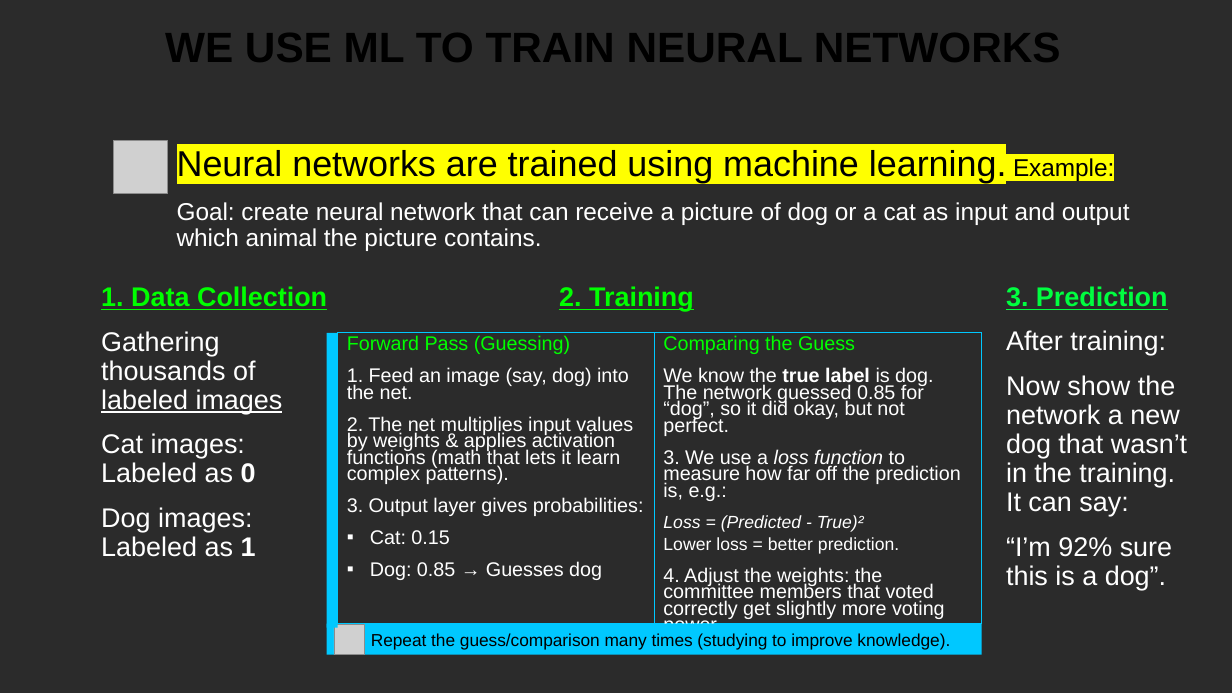
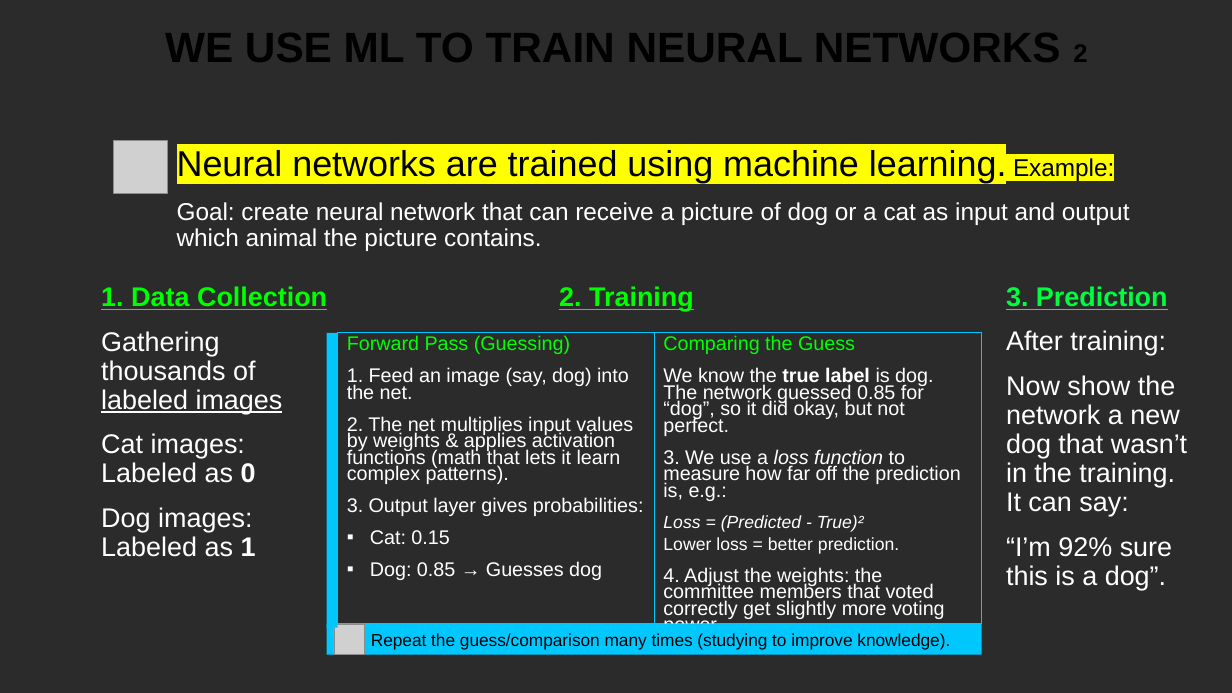
Before and after one commit to CSCI-1100/class_resources_public, a slide deck: slide 16 of downloads/ai_ml_slides.pptx. Drawn at 1232x693 pixels with LibreOffice and Linux fonts; fonts in the diff are those of the drawing; grey boxes stand for pictures; background and template pictures are left out; a plain dark background stands for a picture behind light text. Boxes give left, top, right and bottom in pixels: in the first picture for what was removed or moved away, otherwise in the second. Text is boxed around its words. In the diff, an @@ line names an element or a change of style, - is before the commit and + after.

```diff
--- a/downloads/ai_ml_slides.pptx
+++ b/downloads/ai_ml_slides.pptx
@@ title at <box>165,33,1087,62</box>: text changed @@
-WE USE ML TO TRAIN NEURAL NETWORKS
+WE USE ML TO TRAIN NEURAL NETWORKS 2
```
Also in this commit, not shown: 9 other slides changed, 1 other file.
